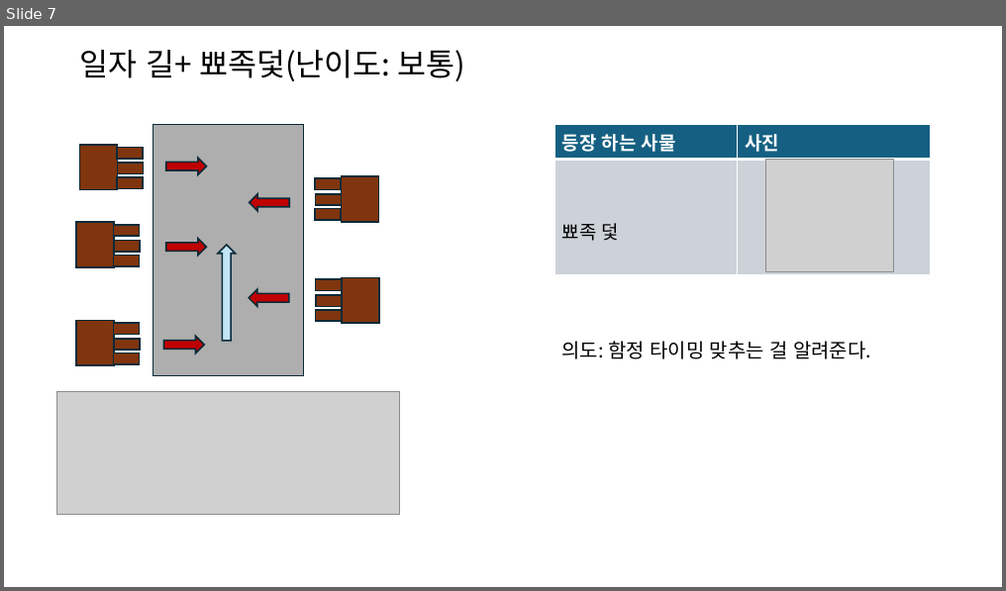
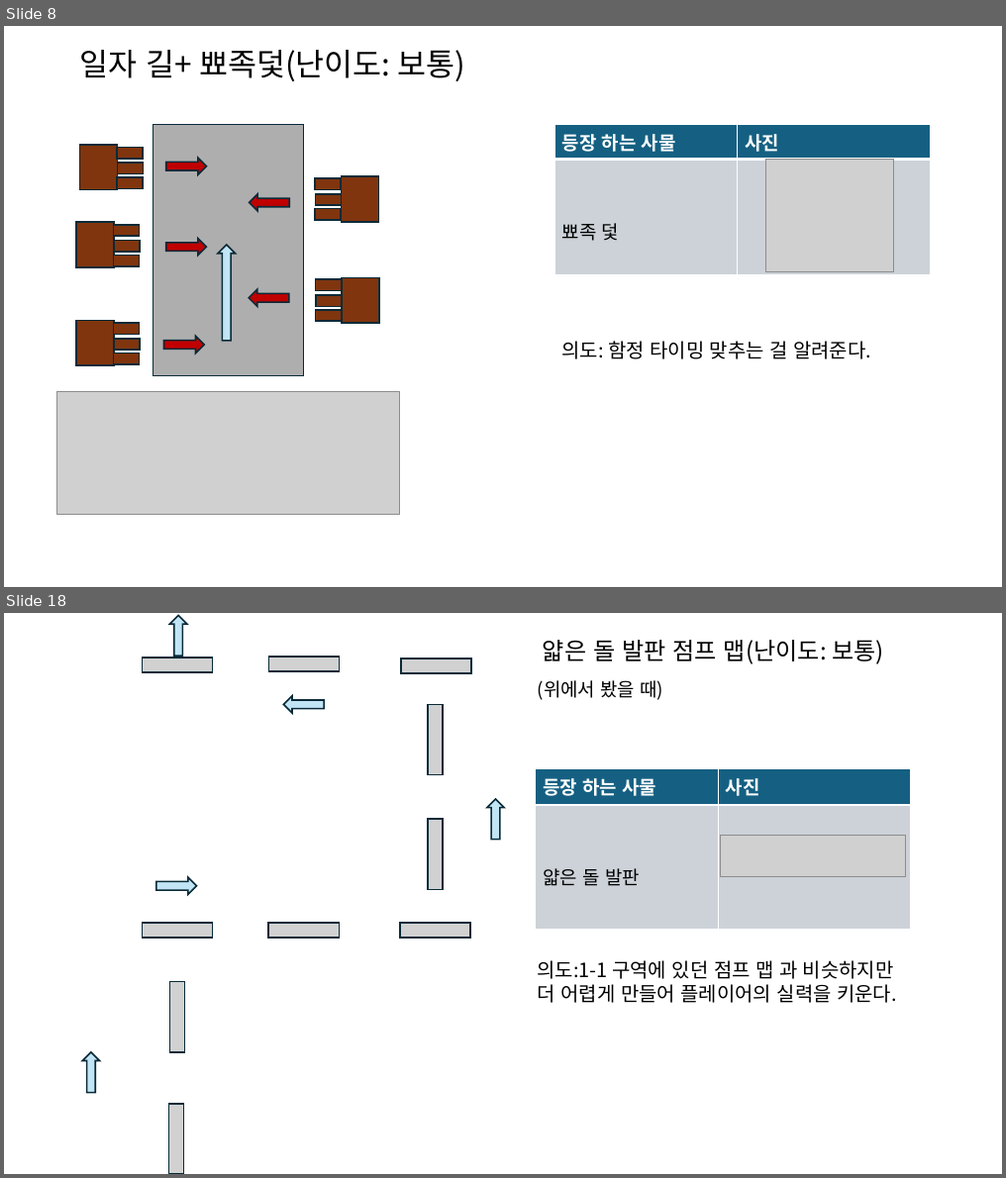
Before and after one commit to Taehyeon88/Team7_SupperUp, a slide deck: 레벨 디자인 기획서/Supper Up 레벨 만들기.pptx. Shown one above the other, each under a label of ours: slide 7 before the commit, slides 8 and 18 after it; the slides between them are not shown. The pictures are 1006x591 and 1006x1178 pixels, drawn with LibreOffice and Linux fonts; fonts in the diff are those of the drawing; grey boxes stand for pictures. Boxes give left, top, right and bottom in pixels: in the first picture for what was removed or moved away, otherwise in the second. Text is boxed around its words. In the diff, an @@ line names an element or a change of style, - is before the commit and + after.

Commit message:
[feat] 1-2구역 기획 완료

```diff
--- a/레벨 디자인 기획서/Supper Up 레벨 만들기.pptx
+++ b/레벨 디자인 기획서/Supper Up 레벨 만들기.pptx
@@ slide 18 added at bbox=[4, 613, 1002, 1174], background #FFFFFF @@
@@ right arrow added at bbox=[169, 616, 187, 656], fill #C1E5F5, outline #092A39 1.5 pt @@
@@ title added at bbox=[543, 640, 884, 664], 23 pt, text #000000 @@
+얇은 돌 발판 점프 맵(난이도: 보통)
@@ rectangle added at bbox=[142, 658, 212, 672], fill #D1D1D1, outline #092A39 1.5 pt @@
@@ rectangle added at bbox=[269, 657, 340, 671], fill #D1D1D1, outline #092A39 1.5 pt @@
@@ rectangle added at bbox=[401, 659, 471, 673], fill #D1D1D1, outline #092A39 1.5 pt @@
@@ right arrow added at bbox=[283, 696, 324, 713], fill #C1E5F5, outline #092A39 1.5 pt @@
@@ text added at bbox=[538, 680, 664, 700], 18 pt, text #000000 @@
+(위에서 봤을 때)
@@ rectangle added at bbox=[428, 704, 443, 774], fill #D1D1D1, outline #092A39 1.5 pt @@
@@ table added at bbox=[536, 769, 911, 929], 2 rows, 2 columns @@
+등장 하는 사물 | 사진
+얇은 돌 발판 | 
@@ rectangle added at bbox=[428, 820, 443, 890], fill #D1D1D1, outline #092A39 1.5 pt @@
@@ right arrow added at bbox=[487, 799, 505, 840], fill #C1E5F5, outline #092A39 1.5 pt @@
@@ picture added at bbox=[721, 836, 905, 877] @@
@@ right arrow added at bbox=[156, 877, 196, 894], fill #C1E5F5, outline #092A39 1.5 pt @@
@@ rectangle added at bbox=[142, 923, 212, 938], fill #D1D1D1, outline #092A39 1.5 pt @@
@@ rectangle added at bbox=[268, 923, 339, 938], fill #D1D1D1, outline #092A39 1.5 pt @@
@@ rectangle added at bbox=[400, 923, 470, 938], fill #D1D1D1, outline #092A39 1.5 pt @@
@@ text added at bbox=[538, 960, 897, 1003], 19 pt, text #000000 @@
+의도:1-1 구역에 있던 점프 맵 과 비슷하지만
+더 어렵게 만들어 플레이어의 실력을 키운다.
@@ rectangle added at bbox=[169, 982, 184, 1053], fill #D1D1D1, outline #092A39 1.5 pt @@
@@ right arrow added at bbox=[82, 1053, 99, 1093], fill #C1E5F5, outline #092A39 1.5 pt @@
@@ rectangle added at bbox=[168, 1104, 183, 1174], fill #D1D1D1, outline #092A39 1.5 pt @@
@@ what was slide 7 is now slide 8 @@
```
Also in this commit, not shown: 1 slide changed, 10 other slides added.
